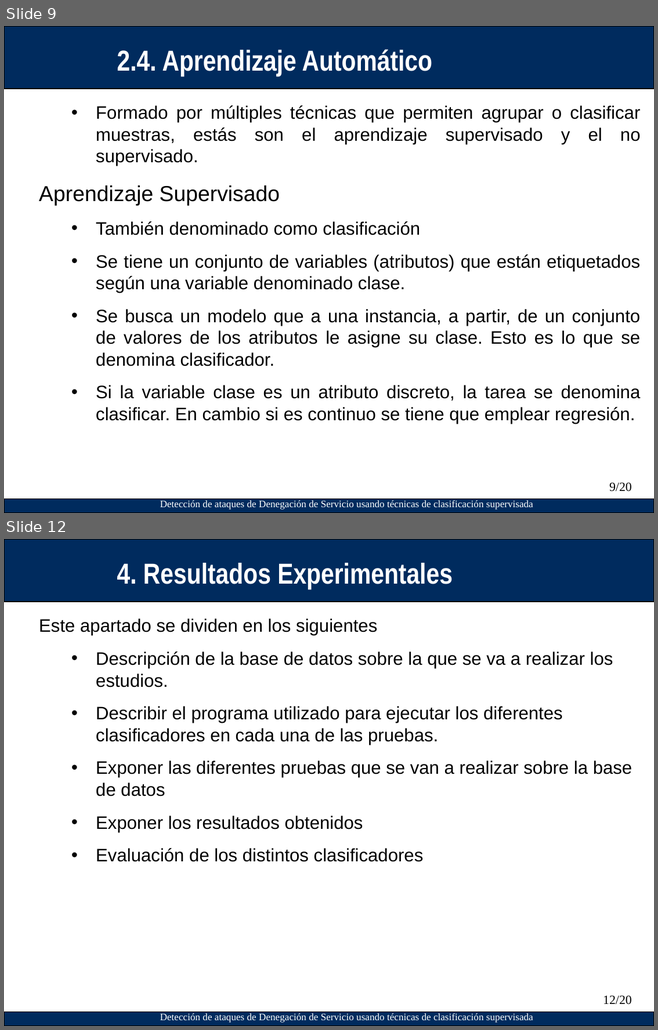
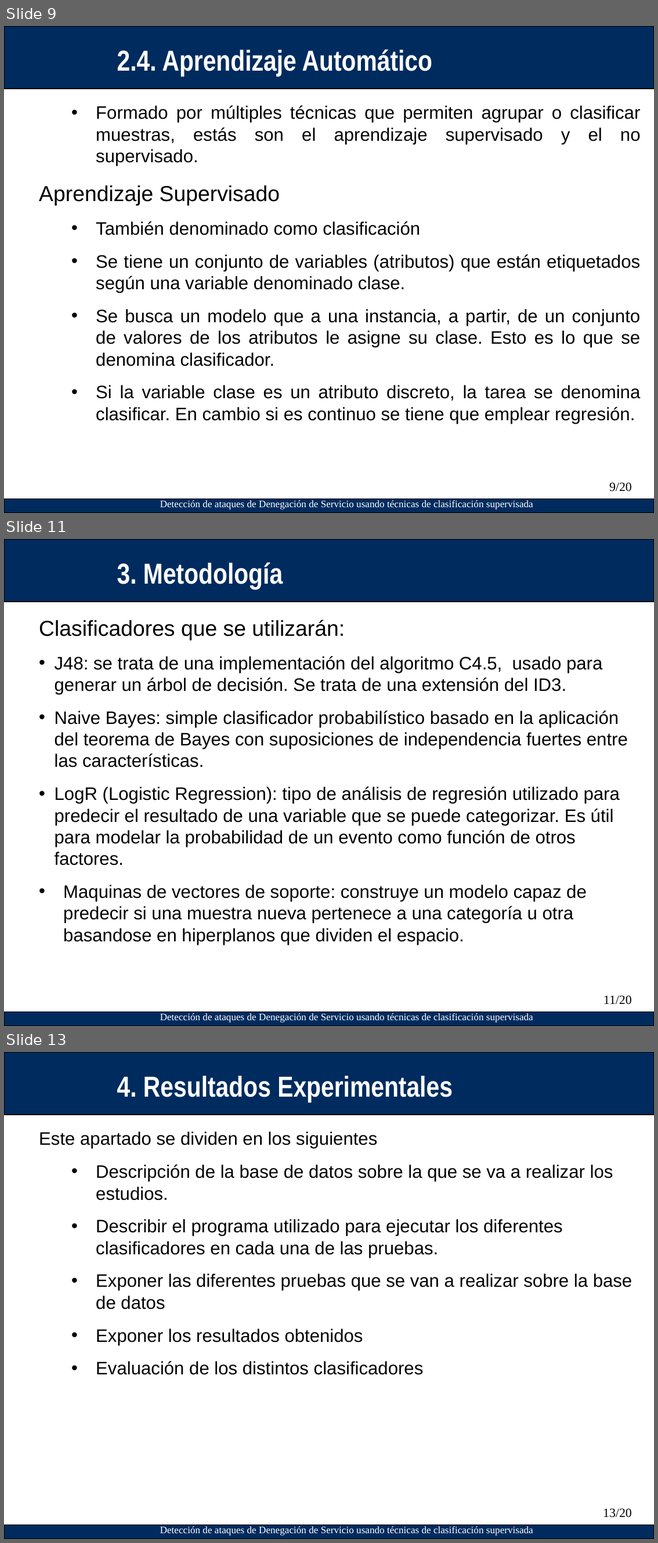
Before and after one commit to asam139/DoS_TFM, a slide deck: Presentacion/Plantilla_Presentacion_PFC-IT_ETSIT.ppt. Shown one above the other, each under a label of ours: slides 9 and 12 before the commit, slides 9, 11 and 13 after it; the slides between them are not shown. The pictures are 658x1030 and 658x1543 pixels, drawn with LibreOffice and Linux fonts; fonts in the diff are those of the drawing; background and template pictures are left out. Boxes give left, top, right and bottom in pixels: in the first picture for what was removed or moved away, otherwise in the second. Text is boxed around its words. In the diff, an @@ line names an element or a change of style, - is before the commit and + after.

```diff
--- a/Presentacion/Plantilla_Presentacion_PFC-IT_ETSIT.ppt
+++ b/Presentacion/Plantilla_Presentacion_PFC-IT_ETSIT.ppt
@@ slide 11 added at <box>4,539,654,1026</box>, background #FFFFFF; not listed: 3 template elements that a slide beside it also shows @@
@@ text added at <box>117,562,282,589</box>, 32 pt, text #FFFFFF, bold @@
+3. Metodología
@@ text added at <box>39,620,628,945</box>, 20 pt, text #000000 @@
+Clasificadores que se utilizarán:
+• J48: se trata de una implementación del algoritmo C4.5, usado para generar un árbol de decisión. Se trata de una extensión del ID3.
+• Naive Bayes: simple clasificador probabilístico basado en la aplicación del teorema de Bayes con suposiciones de independencia fuertes entre las características.
+• LogR (Logistic Regression): tipo de análisis de regresión utilizado para predecir el resultado de una variable que se puede categorizar. Es útil para modelar la probabilidad de un evento como función de otros factores.
+  • Maquinas de vectores de soporte: construye un modelo capaz de predecir si una muestra nueva pertenece a una categoría u otra basandose en hiperplanos que dividen el espacio.
@@ page number added at <box>603,995,632,1005</box>, 14 pt, text #000000 @@
+11/20
@@ what was slide 12 is now slide 13 @@
@@ page number at <box>603,1508,632,1518</box>: text changed @@
-12/20
+13/20
```
Also in this commit, not shown: 1 slide changed, 8 other slides added, 2 slides removed.
